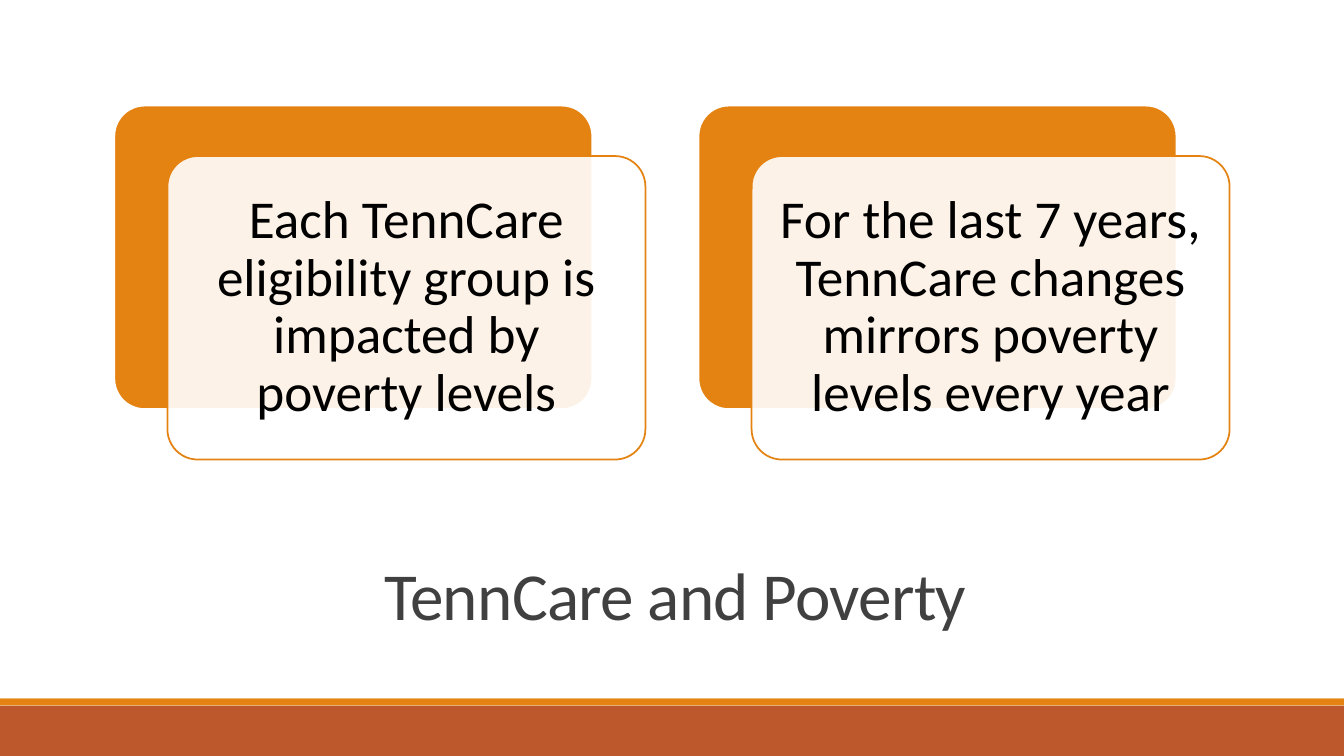
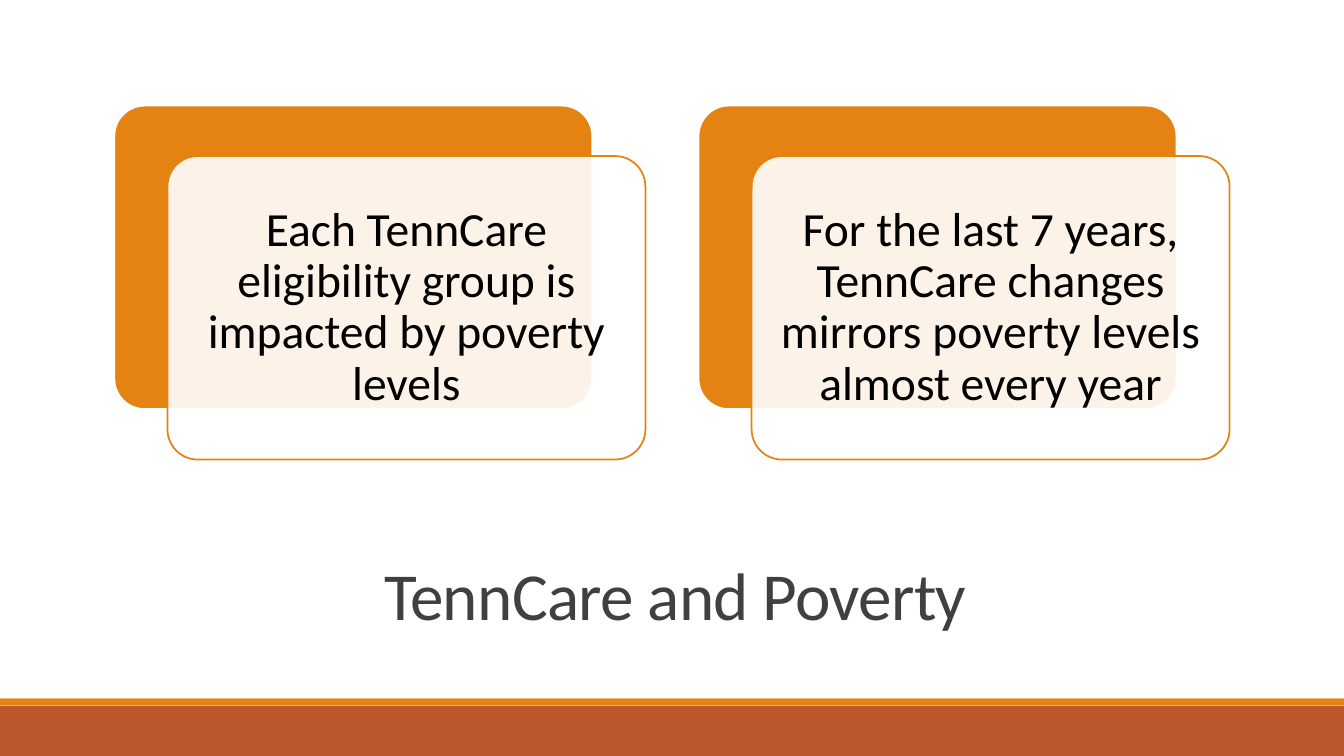
Before and after one commit to bryanclanton/TennCare-Enrollment-Analysis, a slide deck: slide 16 of Impacts to TennCare.pptx. Drawn at 1344x756 pixels with LibreOffice and Linux fonts; fonts in the diff are those of the drawing. Boxes give left, top, right and bottom in pixels: in the first picture for what was removed or moved away, otherwise in the second. Text is boxed around its words. In the diff, an @@ line names an element or a change of style, - is before the commit and + after.

```diff
--- a/Impacts to TennCare.pptx
+++ b/Impacts to TennCare.pptx
@@ text "Each TennCare eligibility group is ..." at (x1=208, y1=213, x2=604, y2=401): size 38 to 34 pt; less space between paragraphs @@
@@ text at (x1=781, y1=213, x2=1199, y2=408): text changed; size 38 to 34 pt @@
-For the last 7 years, TennCare changes mirrors poverty levels every year
+For the last 7 years, TennCare changes mirrors poverty levels almost every year
```
Also in this commit, not shown: 4 other slides changed, 2 other files.
